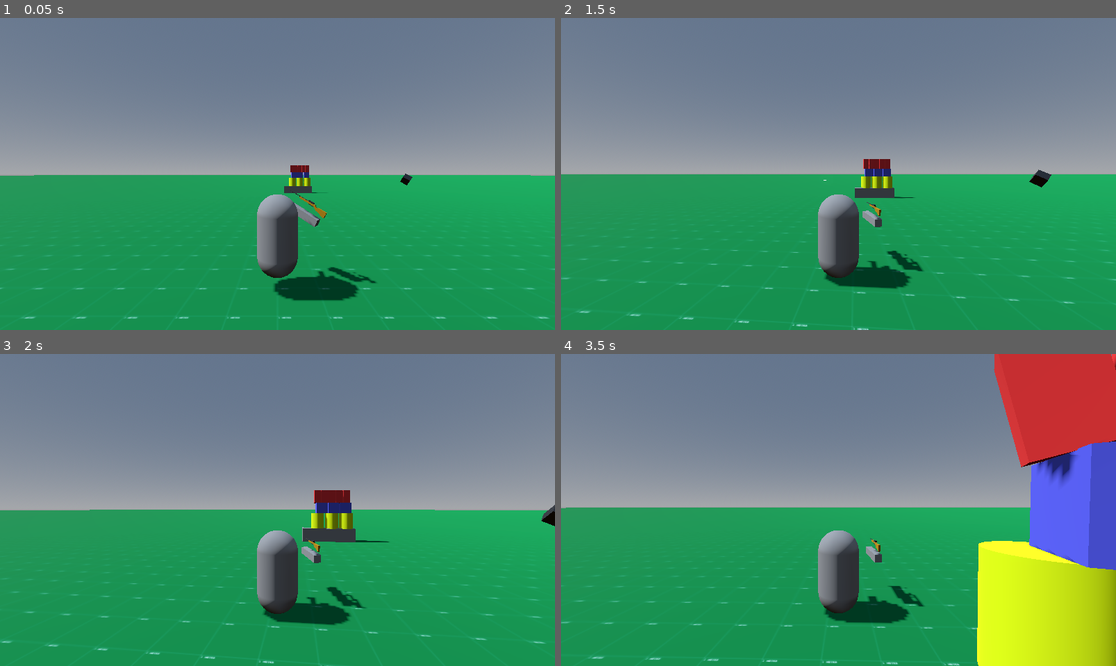
Above: before the commit, frames 1-4 (two rows, left to right).
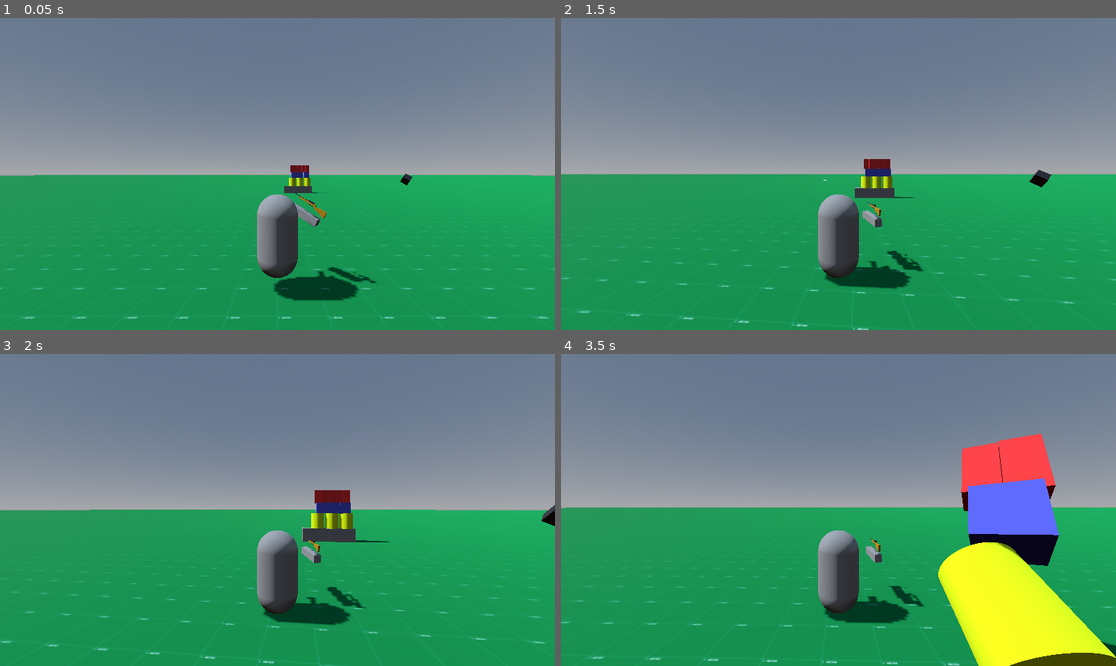
Above: after the commit, the same moments.

Repository: ImmersiveRPG/ExampleRaycastBullets
Game: Godot game, scene res://src/World/World.tscn
Two runs of this game, one before a commit and one after it. Both use one fixed random seed, a clock stepped at 60 frames per second and the inputs below.
Inputs (mouse positions are in pixels of both pictures, inside the frame that each line leads up to):
- Up to frame 1 (0.05 s): no input
- Up to frame 2 (1.5 s): tap Enter at 0.5 s; move the mouse to (866, 174) at 0.52 s; hold W (MoveForward) from 0.53 s (still down); click (866, 174) at 0.6 s; move the mouse to (810, 174) at 1.27 s; click (810, 174) at 1.35 s
- Up to frame 3 (2 s): keep holding W (MoveForward)
- Up to frame 4 (3.5 s): keep holding W (MoveForward); move the mouse to (849, 503) at 2.02 s; click (849, 503) at 2.1 s; move the mouse to (832, 516) at 2.77 s; click (832, 516) at 2.85 s

Frame 1 is identical in both runs. In frame 2, less than 0.1% of the frame differs, in the area x 54-59%, y 45-55%; in frame 3, less than 0.1%; in frame 4, 23%, in the area x 67-100%, y 0-100%.

Commit message:
Fixed wrong size of table collision shape

Diff:
--- a/project/src/World/World.tscn
+++ b/project/src/World/World.tscn
@@ -21,7 +21,7 @@
 glow_enabled = true
 
 [sub_resource type="BoxShape3D" id="3"]
-size = Vector3(4, 1, 4)
+size = Vector3(4, 1, 1)
 
 [sub_resource type="BoxMesh" id="4"]
 size = Vector3(4, 1, 1)
